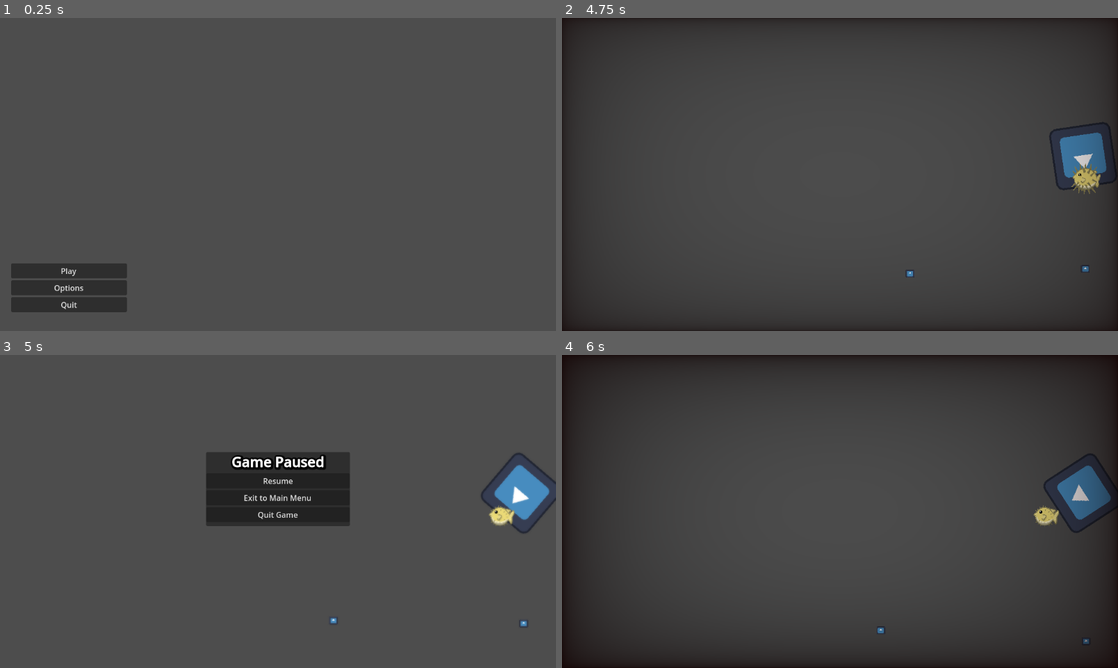
Above: before the commit, frames 1-4 (two rows, left to right).
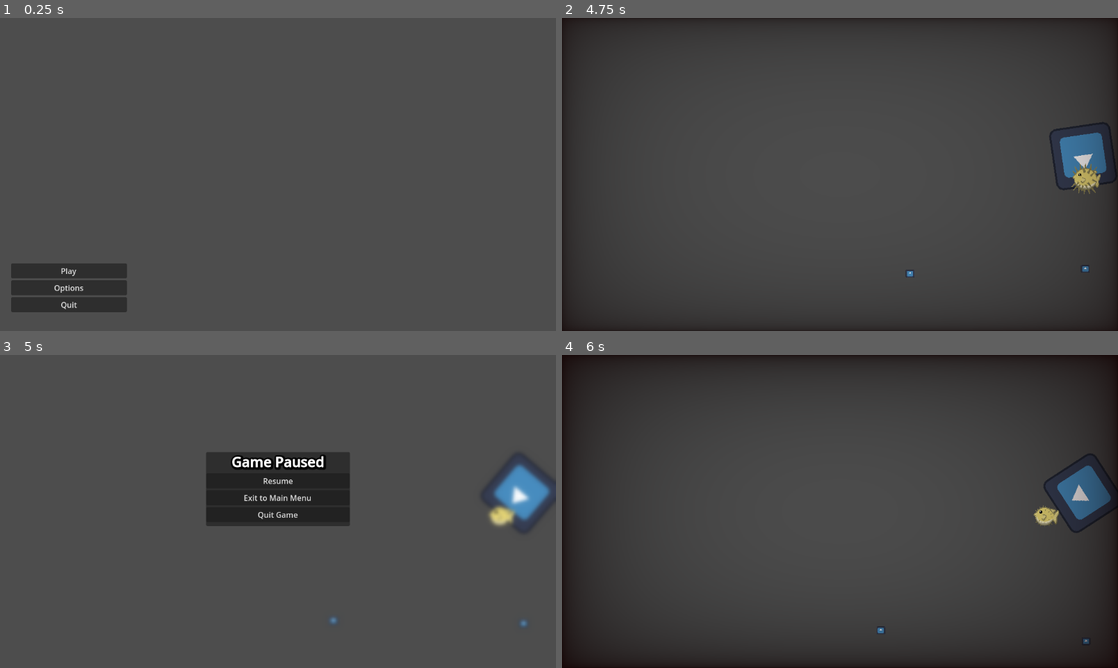
Above: after the commit, the same moments.

Repository: Chestrade/pixel-jam-2024
Game: Godot game, scene res://Scenes/main_menu.tscn
Same seed, same stepped clock (60 frames per second), same inputs: the game is played once before the commit and once after it. The engine's default icon, where the game draws it, is replaced by a stand-in: a white triangle on a blue panel in a dark square.
Inputs:
- Up to frame 1 (0.25 s): no input
- Up to frame 2 (4.75 s): click "Play" at 0.5 s; tap Enter at 1.25 s; hold Right (swim_right) 1.28-2.03 s; hold Shift (dash) 1.28-2.03 s; hold Down (swim_down) 2.03-2.78 s; tap Space (inflate) at 2.1 s; hold Right (swim_right) 2.78-3.53 s; hold J 2.78-3.53 s; hold W (swim_up) 3.53-4.28 s; tap Shift (dash) at 3.6 s; hold Left (swim_left) from 4.28 s (still down); hold Space (inflate) from 4.28 s (still down)
- Up to frame 3 (5 s): keep holding Left (swim_left); keep holding Space (inflate); tap Escape (pause) at 4.9 s
- Up to frame 4 (6 s): release Space (inflate) at 5.03 s; tap J at 5.1 s; release Left (swim_left) at 5.75 s; click "Resume" at 5.75 s

Frames 1-2 are identical in both runs. In frame 3, 0.5% of the frame differs, in the area x 59-99%, y 35-88%; in frame 4, nothing differs.

Commit message:
Ajusted pause menu blur

Diff:
--- a/Scenes/UI/pause_menu.tscn
+++ b/Scenes/UI/pause_menu.tscn
@@ -5,7 +5,7 @@
 
 [sub_resource type="ShaderMaterial" id="ShaderMaterial_tnh1q"]
 shader = ExtResource("2_3p3m2")
-shader_parameter/lod = 0.466
+shader_parameter/lod = 2.288
 
 [sub_resource type="LabelSettings" id="LabelSettings_pna88"]
 font_size = 29
--- a/Scenes/main_level.tscn
+++ b/Scenes/main_level.tscn
@@ -15,9 +15,9 @@
 
 [node name="Main Level" type="Node2D"]
 
-[node name="CanvasLayer" type="CanvasLayer" parent="."]
+[node name="UI" type="CanvasLayer" parent="."]
 
-[node name="ColorRect" type="ColorRect" parent="CanvasLayer" node_paths=PackedStringArray("player")]
+[node name="Vignette" type="ColorRect" parent="UI" node_paths=PackedStringArray("player")]
 material = SubResource("ShaderMaterial_noael")
 anchors_preset = 15
 anchor_right = 1.0
@@ -27,7 +27,7 @@
 script = ExtResource("2_q77pe")
 player = NodePath("../../Player")
 
-[node name="Pause Menu" parent="CanvasLayer" instance=ExtResource("2_flmfg")]
+[node name="Pause Menu" parent="UI" instance=ExtResource("2_flmfg")]
 
 [node name="Audio" type="Node" parent="."]
 
